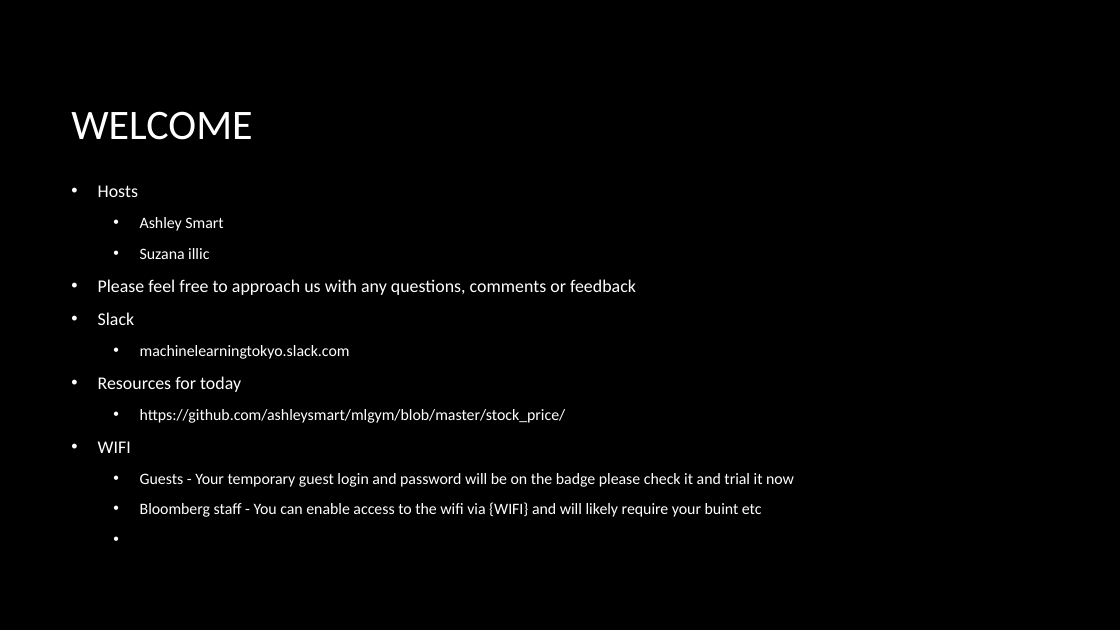
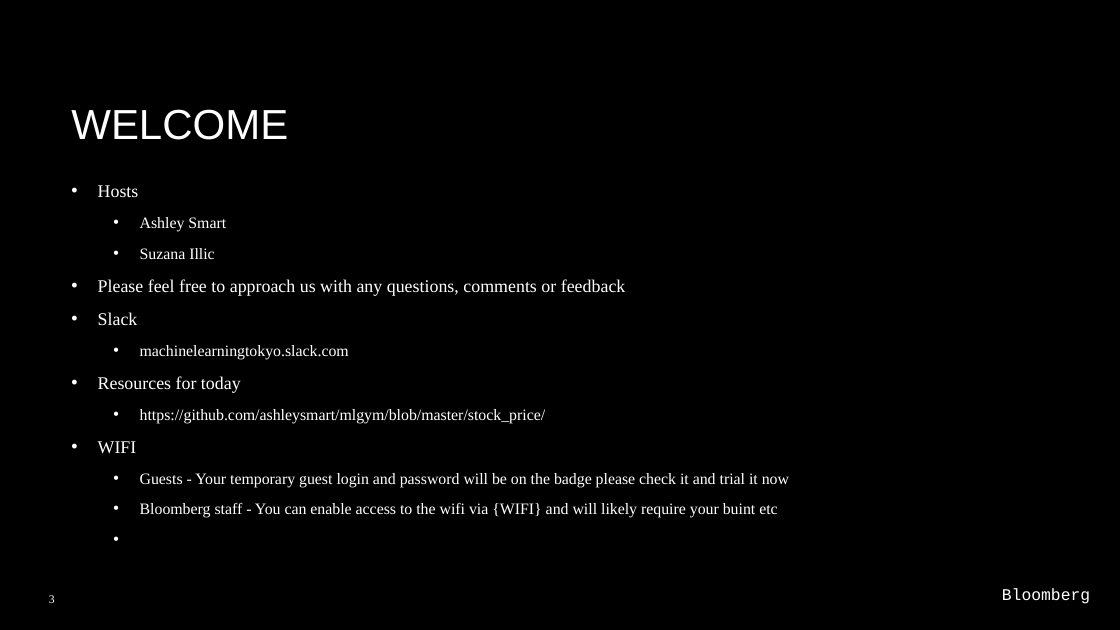
Before and after one commit to ashleysmart/mlgym, a slide deck: slide 3 of stock_price/CrypotHackaton.pptx. Drawn at 1120x630 pixels with LibreOffice and Linux fonts; fonts in the diff are those of the drawing; background and template pictures are left out. Boxes give left, top, right and bottom in pixels: in the first picture for what was removed or moved away, otherwise in the second. Text is boxed around its words. In the diff, an @@ line names an element or a change of style, - is before the commit and + after.

```diff
--- a/stock_price/CrypotHackaton.pptx
+++ b/stock_price/CrypotHackaton.pptx
@@ title "WELCOME" at (x1=71, y1=109, x2=288, y2=140): font Calibri to Arial @@
@@ text at (x1=98, y1=185, x2=789, y2=518): font Calibri to Times New Roman @@
@@ text at (x1=140, y1=248, x2=214, y2=259): text changed; font Calibri to Times New Roman @@
-  • Suzana illic
+  • Suzana Illic
@@ page number added at (x1=49, y1=595, x2=55, y2=603), 10 pt, text #FFFFFF @@
+3
@@ text added at (x1=1002, y1=588, x2=1090, y2=604), 14 pt, text #FFFFFF @@
+Bloomberg
```
Also in this commit, not shown: 26 other slides changed, 3 slides added, 2 slides removed, 3 other files.
